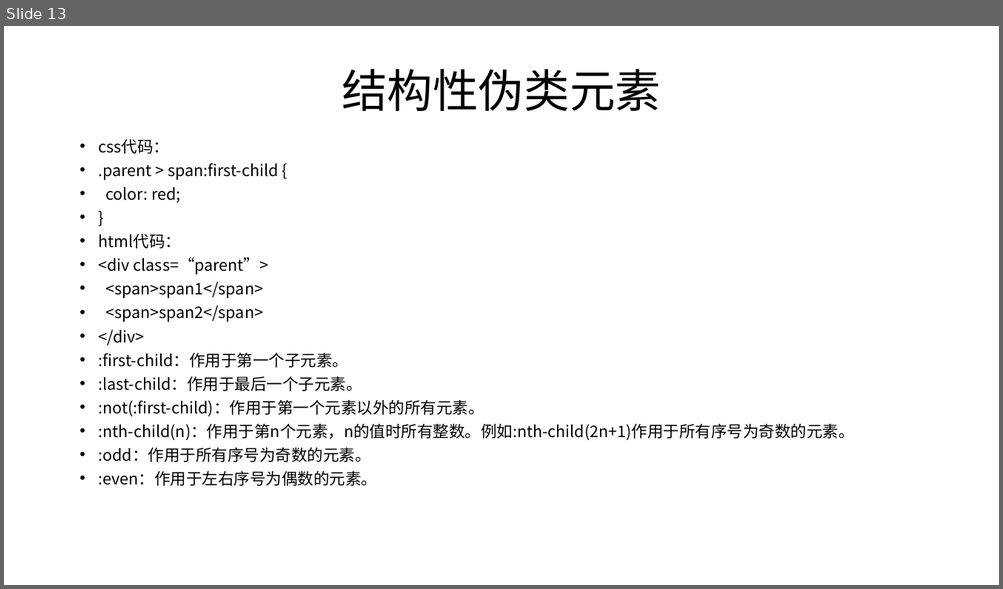
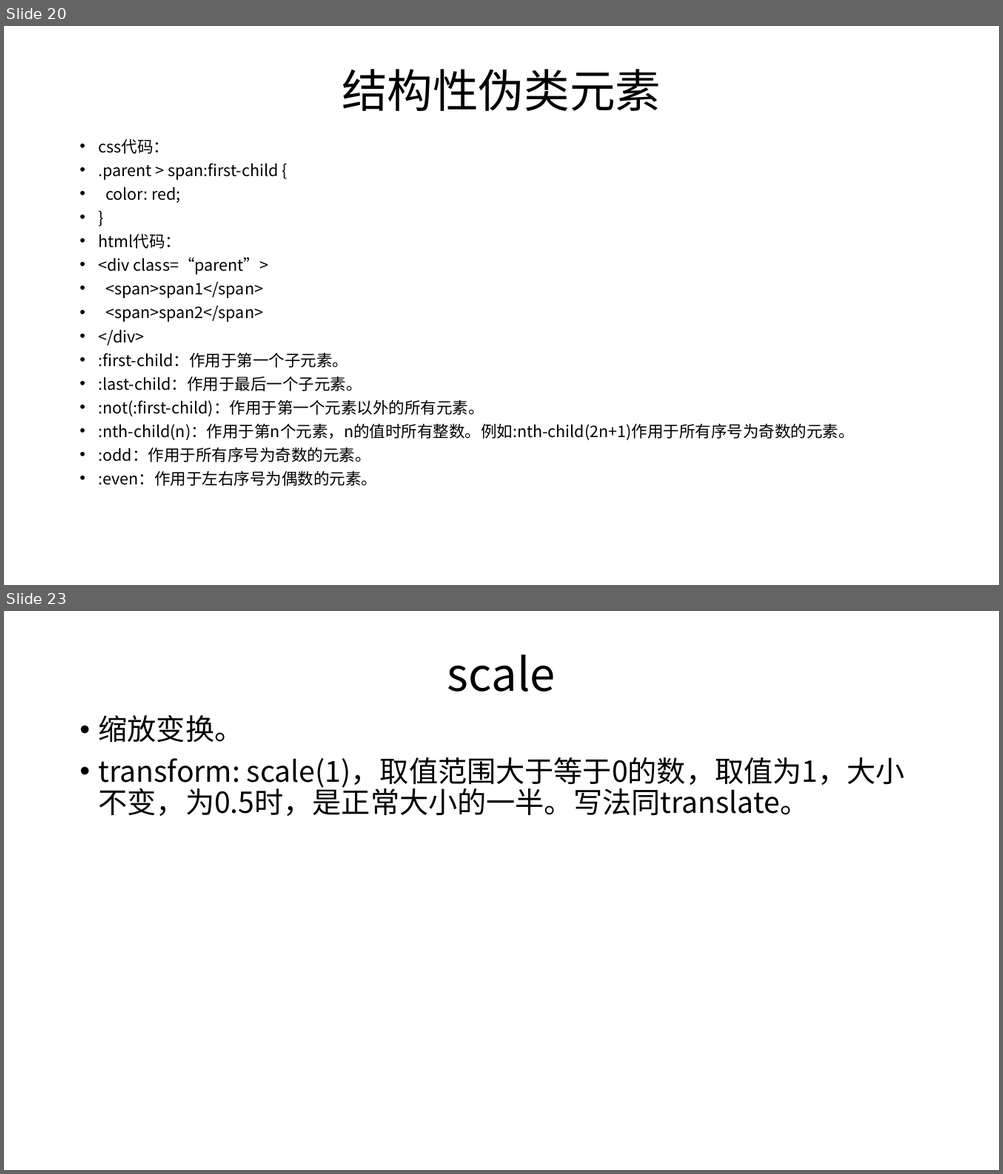
Before and after one commit to 1791317931/html-study, a slide deck: 材料/html/ppt/html-第五章.pptx. Shown one above the other, each under a label of ours: slide 13 before the commit, slides 20 and 23 after it; the slides between them are not shown. The pictures are 1003x589 and 1003x1174 pixels, drawn with LibreOffice and Linux fonts; fonts in the diff are those of the drawing. Boxes give left, top, right and bottom in pixels: in the first picture for what was removed or moved away, otherwise in the second. Text is boxed around its words. In the diff, an @@ line names an element or a change of style, - is before the commit and + after.

```diff
--- a/材料/html/ppt/html-第五章.pptx
+++ b/材料/html/ppt/html-第五章.pptx
@@ slide 23 added at bbox=[4, 611, 999, 1170], background #FFFFFF @@
@@ title added at bbox=[447, 655, 555, 692], 44 pt, text #000000 @@
+scale
@@ text added at bbox=[99, 715, 905, 816], 28 pt, text #000000 @@
+• 缩放变换。
+• transform: scale(1)，取值范围大于等于0的数，取值为1，大小不变，为0.5时，是正常大小的一半。写法同translate。
@@ what was slide 13 is now slide 20 @@
```
Also in this commit, not shown: 4 other slides added, 4 other files.
